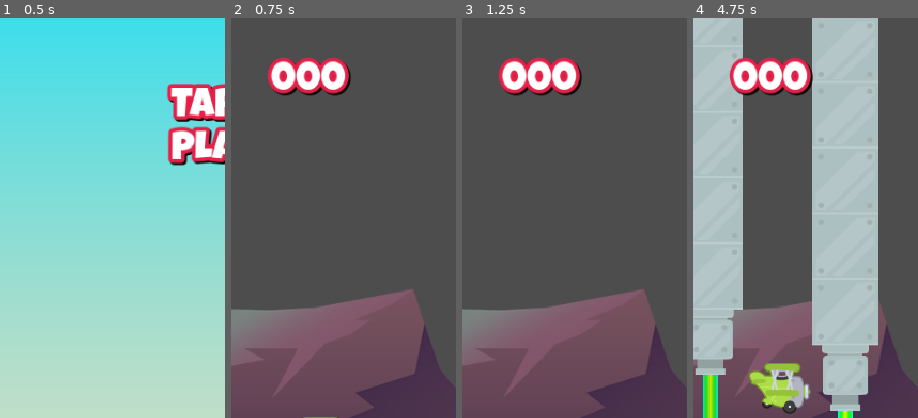
Above: before the commit, frames 1-4 (left to right).
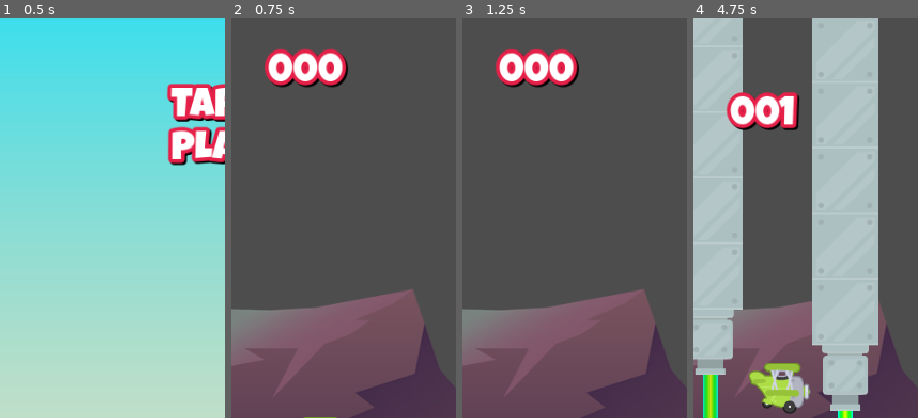
Above: after the commit, the same moments.

Repository: asteya01/Summer25
Game: Godot game, scene res://Scenes/Main/Main.tscn
Same seed, same stepped clock (60 frames per second), same inputs: the game is played once before the commit and once after it.
Inputs (mouse positions are % of the whole screen's width and height, from its top left):
- Up to frame 1 (0.5 s): no input
- Up to frame 2 (0.75 s): move the mouse to (72, 45) at 0.52 s; press the mouse at (72, 45) at 0.53 s
- Up to frame 3 (1.25 s): no input
- Up to frame 4 (4.75 s): move the mouse to (30, 55) at 1.27 s; release the mouse at (30, 55) at 1.28 s; click (30, 55) at 1.35 s; click (30, 55) at 1.52 s; click (30, 55) at 1.82 s; move the mouse to (60, 28) at 2.02 s; press the mouse at (60, 28) at 2.03 s; move the mouse to (45, 70) at 2.77 s; release the mouse at (45, 70) at 2.78 s; click (45, 70) at 2.85 s; click (45, 70) at 3.02 s; click (45, 70) at 3.32 s; move the mouse to (80, 65) at 3.52 s; press the mouse at (80, 65) at 3.53 s; move the mouse to (20, 35) at 4.27 s; release the mouse at (20, 35) at 4.28 s; click (20, 35) at 4.35 s; click (20, 35) at 4.52 s
The pictures show only the part of the screen within x 0-50%, y 0-50%; the shares and areas given below are measured in that part.

Frame 1 is identical in both runs. In frame 2, 3.3% of the frame differs, in the area x 15-54%, y 7-20%; in frame 3, 3.3%; in frame 4, 5.7%, in the area x 15-54%, y 9-28%.

Commit message:
New Problem With Scoring

Diff:
--- a/Tappy/Globals/SignalHub.gd
+++ b/Tappy/Globals/SignalHub.gd
@@ -2,7 +2,12 @@
 
 
 signal on_plane_died
+signal on_point_scored
 
 
 func emit_on_plane_died() -> void:
 	on_plane_died.emit()
+
+
+func emit_on_point_scored() -> void:
+	on_point_scored.emit()
--- a/Tappy/Scenes/Laser/Laser.tscn
+++ b/Tappy/Scenes/Laser/Laser.tscn
@@ -3,7 +3,22 @@
 [ext_resource type="Texture2D" uid="uid://drav6cfp2dtma" path="res://assets/pipes/laser2.png" id="1_nhk4o"]
 
 [sub_resource type="RectangleShape2D" id="RectangleShape2D_g6hyc"]
-size = Vector2(10, 24.25)
+size = Vector2(8, 40.5)
+
+[sub_resource type="Animation" id="Animation_g6hyc"]
+length = 0.001
+tracks/0/type = "value"
+tracks/0/imported = false
+tracks/0/enabled = true
+tracks/0/path = NodePath("Sprite2D:modulate")
+tracks/0/interp = 1
+tracks/0/loop_wrap = true
+tracks/0/keys = {
+"times": PackedFloat32Array(0),
+"transitions": PackedFloat32Array(1),
+"update": 0,
+"values": [Color(1, 1, 1, 1)]
+}
 
 [sub_resource type="Animation" id="Animation_nhk4o"]
 resource_name = "flash"
@@ -23,21 +38,6 @@
 "values": [Color(1, 1, 1, 1), Color(1, 1, 1, 1), Color(1, 1, 1, 0), Color(1, 1, 1, 0), Color(1, 1, 1, 1)]
 }
 
-[sub_resource type="Animation" id="Animation_g6hyc"]
-length = 0.001
-tracks/0/type = "value"
-tracks/0/imported = false
-tracks/0/enabled = true
-tracks/0/path = NodePath("Sprite2D:modulate")
-tracks/0/interp = 1
-tracks/0/loop_wrap = true
-tracks/0/keys = {
-"times": PackedFloat32Array(0),
-"transitions": PackedFloat32Array(1),
-"update": 0,
-"values": [Color(1, 1, 1, 1)]
-}
-
 [sub_resource type="AnimationLibrary" id="AnimationLibrary_peav1"]
 _data = {
 &"RESET": SubResource("Animation_g6hyc"),
@@ -51,7 +51,7 @@
 texture = ExtResource("1_nhk4o")
 
 [node name="CollisionShape2D" type="CollisionShape2D" parent="."]
-position = Vector2(81, 0.375)
+position = Vector2(84, -0.125)
 shape = SubResource("RectangleShape2D_g6hyc")
 
 [node name="AnimationPlayer" type="AnimationPlayer" parent="."]
--- a/Tappy/Scenes/Pipes/Pipes.gd
+++ b/Tappy/Scenes/Pipes/Pipes.gd
@@ -1,5 +1,6 @@
 extends Node2D
 
+@onready var laser: Area2D = $Laser
 
 const SPEED: float = 120.0
 const OFF_SCREEN: float = 100.0
@@ -27,6 +28,14 @@
 	print("_on_screen_exited")
 	die()
 
+
+
 func _on_pipe_body_entered(body: Node2D) -> void:
 	if body is Tappy:
 		body.die()
+
+
+func _on_laser_body_entered(body: Node2D) -> void:
+	if body is Tappy:
+		laser.body_entered.disconnect(_on_laser_body_entered)
+		SignalHub.emit_on_point_scored()
--- a/Tappy/Scenes/Pipes/Pipes.tscn
+++ b/Tappy/Scenes/Pipes/Pipes.tscn
@@ -19,6 +19,7 @@
 [node name="VisibleOnScreenNotifier2D" type="VisibleOnScreenNotifier2D" parent="."]
 position = Vector2(204, 0)
 
+[connection signal="body_entered" from="Laser" to="." method="_on_laser_body_entered"]
 [connection signal="body_entered" from="Lower" to="." method="_on_pipe_body_entered"]
 [connection signal="body_entered" from="Upper" to="." method="_on_pipe_body_entered"]
 [connection signal="screen_exited" from="VisibleOnScreenNotifier2D" to="." method="_on_screen_exited"]
--- a/Tappy/Scenes/UI/UI.gd
+++ b/Tappy/Scenes/UI/UI.gd
@@ -1,16 +1,36 @@
 extends Control
 
 
+@onready var game_over: Label = $GameOver
+@onready var press_label: Label = $PressLabel
+@onready var timer: Timer = $Timer
+@onready var score_label: Label = $MarginContainer/ScoreLabel
+
+var _score: int = 0
+
+func _ready() -> void:
+	_score = 0
+
 func _input(event: InputEvent) -> void:
-	if event.is_action_pressed("Exit") and event.is_echo() == false:
+	if event.is_action_pressed("Exit"):
+		GameManager.load_main_scene()
+	elif press_label.visible == true and event.is_action_pressed("jump"):
 		GameManager.load_main_scene()
 
+func _enter_tree() -> void:
+	SignalHub.on_point_scored.connect(on_point_scored)
+	SignalHub.on_plane_died.connect(on_plane_died)
 
-# Called when the node enters the scene tree for the first time.
-func _ready() -> void:
-	pass # Replace with function body.
+func on_point_scored() -> void:
+	_score += 1
+	score_label.text = "%03d" % _score
+
+func on_plane_died() -> void:
+	game_over.show()
+	press_label.hide()
+	timer.start()
 
 
-# Called every frame. 'delta' is the elapsed time since the previous frame.
-func _process(_delta: float) -> void:
-	pass
+func _on_timer_timeout() -> void:
+	game_over.hide()
+	press_label.show()
--- a/Tappy/Scenes/UI/UI.tscn
+++ b/Tappy/Scenes/UI/UI.tscn
@@ -26,25 +26,27 @@
 anchors_preset = 15
 anchor_right = 1.0
 anchor_bottom = 1.0
+offset_top = 6.0
+offset_bottom = 6.0
 grow_horizontal = 2
 grow_vertical = 2
 script = ExtResource("1_b83rk")
 
 [node name="MarginContainer" type="MarginContainer" parent="."]
-layout_mode = 0
-offset_left = 42.0
-offset_top = 2.0
-offset_right = 179.0
-offset_bottom = 227.0
+layout_mode = 1
+offset_left = 39.0
+offset_top = 32.0
+offset_right = 119.0
+offset_bottom = 167.0
 
-[node name="Label" type="Label" parent="MarginContainer"]
+[node name="ScoreLabel" type="Label" parent="MarginContainer"]
 layout_mode = 2
 text = "000
 
 "
 label_settings = ExtResource("1_s86y4")
 
-[node name="Press" type="Label" parent="."]
+[node name="PressLabel" type="Label" parent="."]
 visible = false
 layout_mode = 1
 anchors_preset = 8
@@ -77,3 +79,9 @@
 grow_vertical = 2
 text = "Game Over"
 label_settings = SubResource("LabelSettings_b83rk")
+
+[node name="Timer" type="Timer" parent="."]
+wait_time = 2.0
+one_shot = true
+
+[connection signal="timeout" from="Timer" to="." method="_on_timer_timeout"]
